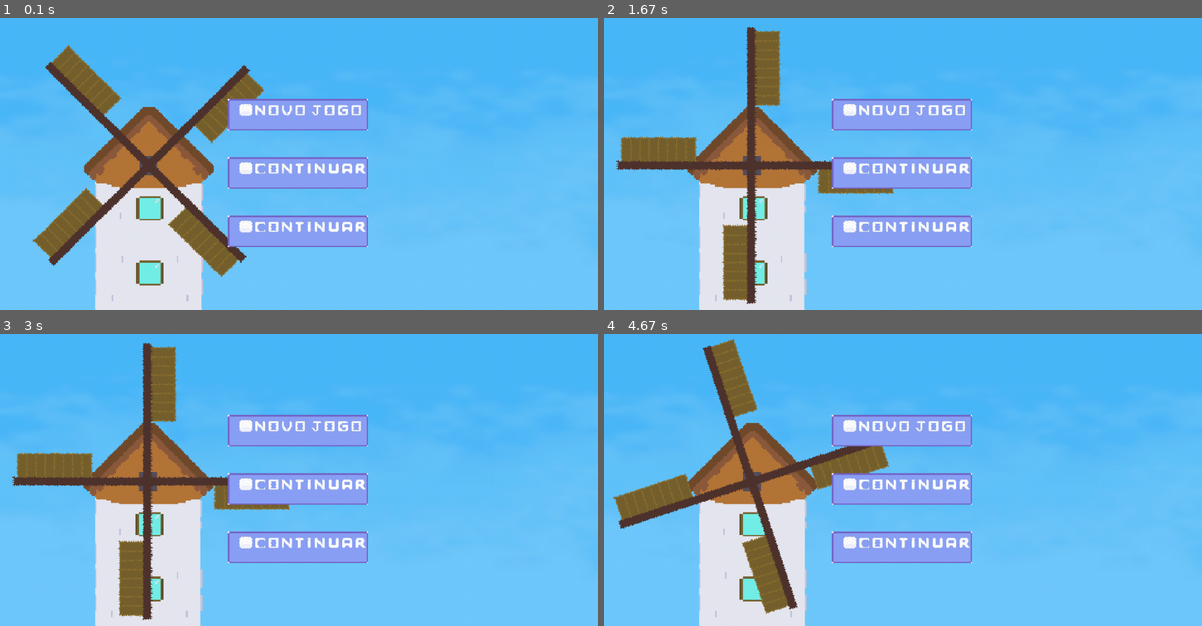
Above: before the commit, frames 1-4 (two rows, left to right).
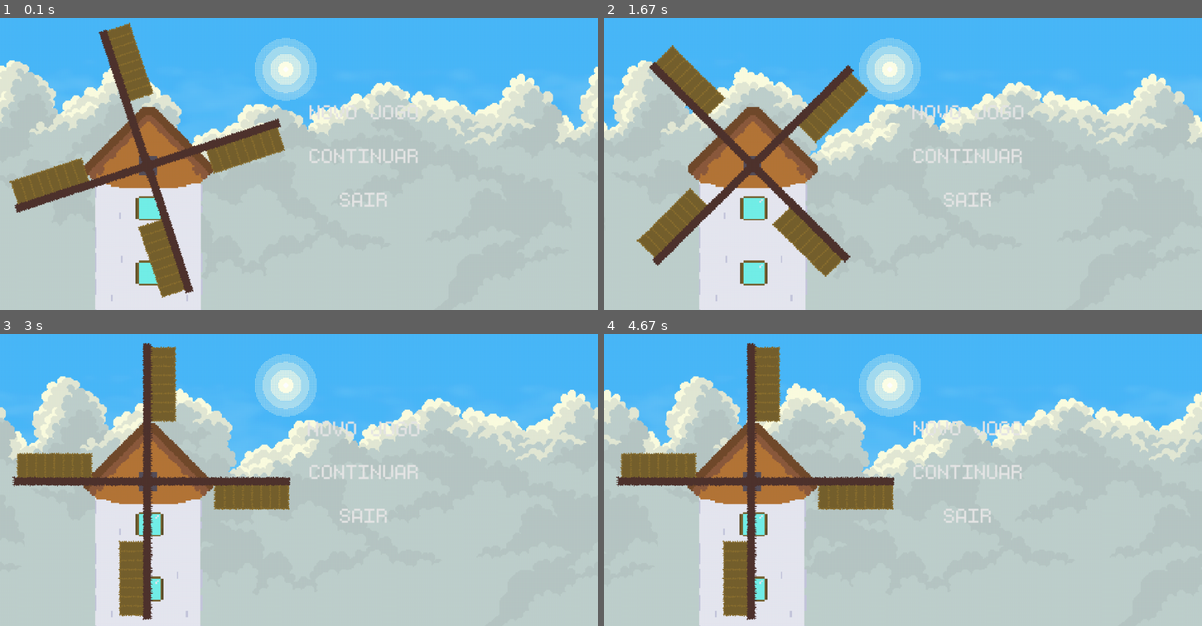
Above: after the commit, the same moments.

Repository: Finlandianer/InterfacePYGAME
Game: pygame game, started from interfaceMain.py
The game is run twice, just before and just after one commit, with the same random seed, the same clock (stepped at 60 frames per second) and the same inputs.
Inputs (mouse positions are in pixels of both pictures, inside the frame that each line leads up to):
- Up to frame 1 (0.1 s): no input
- Up to frame 2 (1.67 s): press the mouse at (968, 111) at 0.37 s; move the mouse to (843, 169) at 0.47 s; release the mouse at (717, 231) at 0.6 s; press the mouse at (968, 111) at 1.2 s; move the mouse to (974, 128) at 1.3 s; release the mouse at (974, 149) at 1.43 s; press the mouse at (968, 111) at 1.53 s; move the mouse to (867, 184) at 1.63 s
- Up to frame 3 (3 s): release the mouse at (167, 573) at 1.77 s; click (394, 456) at 1.88 s; press the mouse at (364, 471) at 2.2 s; move the mouse to (442, 415) at 2.3 s; release the mouse at (520, 363) at 2.43 s; click (364, 427) at 2.55 s, where only the run after the commit has a clickable "NOVO JOGO"; press the mouse at (364, 427) at 2.87 s; move the mouse to (406, 409) at 2.97 s
- Up to frame 4 (4.67 s): release the mouse at (1052, 392) at 3.1 s; press the mouse at (968, 427) at 3.2 s; move the mouse to (956, 442) at 3.3 s; release the mouse at (950, 456) at 3.43 s; press the mouse at (968, 471) at 3.53 s; move the mouse to (849, 471) at 3.63 s; release the mouse at (735, 471) at 3.77 s; click (968, 427) at 3.88 s, where only the run after the commit has a clickable "NOVO JOGO"; press the mouse at (968, 427) at 4.2 s; move the mouse to (956, 404) at 4.3 s; release the mouse at (944, 380) at 4.43 s

The runs differ from the first frame. In frame 1, 70% of the frame differs, in the area x 0-100%, y 1-100%; in frame 2, 71%, in the area x 0-100%, y 2-100%; in frame 3, 62%; in frame 4, 71%.

Commit message:
pronto prr
Co-authored-by: Copilot <copilot@github.com>

Diff:
--- a/btn_sys.py
+++ b/btn_sys.py
@@ -1,33 +1,94 @@
 import pygame
-import imagens
 
-all_sprites = pygame.sprite.LayeredUpdates()
+all_drawable = pygame.sprite.LayeredUpdates()
 
 
-class Button(pygame.sprite.Sprite):
+# ================= BACKGROUND =================
+
+class background(pygame.sprite.Sprite):
+
     def __init__(self, x, y, image, scale, layer):
         super().__init__()
 
-        w = image.get_width()
-        h = image.get_height()
+        self._layer = layer
+        self.image = pygame.transform.smoothscale(
+            image,
+            (int(image.get_width() * scale), int(image.get_height() * scale))
+        )
+        self.rect = self.image.get_rect(topleft=(x, y))
 
-        self.image = pygame.transform.scale(
-            image,
-            (int(w * scale), int(h * scale))
-        )
+# ================= BUTTON =================
+class Button(pygame.sprite.Sprite):
 
-        self.rect = self.image.get_rect(topleft=(x, y))
+    def __init__(self, x, y, text, layer):
+        super().__init__()
+
+        self._layer = layer
+
+        self.text = text
+        self.font = pygame.font.Font("assets/fontes/monogram.ttf", 55)
+
+        self.base_color = (230, 230, 230)
+        self.hover_color = (255, 255, 255)
+
+        # animação
+        self.base_scale = 1.0
+        self.hover_scale = 1.04
+        self.current_scale = 1.0
+        self.animation_speed = 0.15
 
         self.clicked = False
         self.action = False
-        self._layer = layer
 
+        # cria texto inicial
+        self.create_surface(self.base_color)
+
+        self.rect = self.image.get_rect(center=(x, y))
+
+    # -------------------------
+    def create_surface(self, color):
+
+        text_surface = self.font.render(self.text, True, color)
+
+        # fundo transparente
+        self.base_surface = text_surface
+        self.image = text_surface
+
+    # -------------------------
     def update(self):
+
+        mouse_pos = pygame.mouse.get_pos()
+        hovering = self.rect.collidepoint(mouse_pos)
+
+        # muda cor
+        color = self.hover_color if hovering else self.base_color
+        self.create_surface(color)
+
+        # escala suave
+        target_scale = self.hover_scale if hovering else self.base_scale
+        self.current_scale += (
+            target_scale - self.current_scale
+        ) * self.animation_speed
+
+        w = self.base_surface.get_width()
+        h = self.base_surface.get_height()
+
+        new_size = (int(w * self.current_scale),
+                    int(h * self.current_scale))
+
+        center = self.rect.center
+
+        self.image = pygame.transform.smoothscale(
+            self.base_surface,
+            new_size
+        )
+
+        self.rect = self.image.get_rect(center=center)
+
+        # clique
         self.action = False
 
-        mouse_pos = pygame.mouse.get_pos()
-
-        if self.rect.collidepoint(mouse_pos):
+        if hovering:
             if pygame.mouse.get_pressed()[0] and not self.clicked:
                 self.clicked = True
                 self.action = True
@@ -35,15 +96,15 @@
         if not pygame.mouse.get_pressed()[0]:
             self.clicked = False
 
+# ================= MOINHO =================
 class Moinho(pygame.sprite.Sprite):
+
 
     def __init__(self, x, y, spritesheet, frame_width, frame_height, num_frames, layer):
         super().__init__()
 
-        # ---------- LAYER ----------
         self._layer = layer
 
-        # ---------- CORTAR SPRITESHEET ----------
         self.frames = []
 
         for i in range(num_frames):
@@ -52,22 +113,55 @@
             )
             self.frames.append(frame)
 
-        # ---------- ANIMAÇÃO ----------
         self.frame_index = 0
-        self.animation_speed = 0.15
+        self.animation_speed = 0.17
 
         self.image = self.frames[0]
         self.rect = self.image.get_rect(topleft=(x, y))
 
-    # ---------- UPDATE ----------
     def update(self):
 
-        # avançar animação
         self.frame_index += self.animation_speed
 
-        # reiniciar quando acabar
         if self.frame_index >= len(self.frames):
             self.frame_index = 0
 
-        # trocar imagem
         self.image = self.frames[int(self.frame_index)]
+
+class Parallax(pygame.sprite.Sprite):
+
+    def __init__(self, image, y, speed, layer):
+        super().__init__()
+
+        self._layer = layer
+        self.image = image
+        self.speed = speed
+        self.y = y
+
+        self.width = self.image.get_width()
+
+        # múltiplas cópias da imagem (garante cobertura completa)
+        self.positions = [
+            0,
+            self.width,
+            self.width * 2,
+            self.width * 3
+        ]
+
+        self.rect = self.image.get_rect()
+
+    def update(self):
+
+        # mover para DIREITA
+        for i in range(len(self.positions)):
+            self.positions[i] += self.speed
+
+        # reciclar imagens
+        for i in range(len(self.positions)):
+            if self.positions[i] >= self.width:
+                self.positions[i] = min(self.positions) - self.width
+
+    def draw(self, surface):
+
+        for x in self.positions:
+            surface.blit(self.image, (x, self.y))
--- a/imagens.py
+++ b/imagens.py
@@ -1,10 +1,47 @@
 import pygame
 
 def load_images():
-    bg_img = pygame.image.load("assets/background.png").convert()
-    novo_img = pygame.image.load("assets/novo-jogo.png").convert_alpha()
-    cont_img = pygame.image.load("assets/continuar-1.png").convert_alpha()
-    #exit_img = pygame.image.load("assets/exit.png").convert_alpha()
-    moinho_sheet = pygame.image.load("assets/moinho.png").convert_alpha()
 
-    return bg_img, novo_img, cont_img, moinho_sheet
+    SCREEN_W = 1024
+    SCREEN_H = 512
+
+    # ---------- LOAD ----------
+    layer_far = pygame.image.load("assets/5.png").convert_alpha()
+    layer_mid = pygame.image.load("assets/4.png").convert_alpha()
+    layer_near = pygame.image.load("assets/3.png").convert_alpha()
+    layer_front = pygame.image.load("assets/2.png").convert_alpha()
+    layer_bg = pygame.image.load("assets/1.png").convert_alpha()
+
+    moinho = pygame.image.load("assets/moinho.png").convert_alpha()
+
+    # ---------- SCALE PROPORCIONAL ----------
+    original_h = layer_bg.get_height()
+
+    scale = SCREEN_H / original_h
+
+    def scale_layer(img):
+        w = int(img.get_width() * scale)
+        h = int(img.get_height() * scale)
+        return pygame.transform.scale(img, (w, h))
+
+    layer_far = scale_layer(layer_far)
+    layer_mid = scale_layer(layer_mid)
+    layer_near = scale_layer(layer_near)
+    layer_front = scale_layer(layer_front)
+    layer_bg = scale_layer(layer_bg)
+
+    # ---------- SCALE LARGURA PARALLAX ----------
+    # Garante que as imagens parallax cubram a largura total da tela
+    def ensure_width(img, min_width):
+        if img.get_width() < min_width:
+            scale_factor = min_width / img.get_width()
+            w = int(img.get_width() * scale_factor)
+            h = int(img.get_height() * scale_factor)
+            return pygame.transform.scale(img, (w, h))
+        return img
+
+    layer_far = ensure_width(layer_far, SCREEN_W)
+    layer_mid = ensure_width(layer_mid, SCREEN_W)
+    layer_near = ensure_width(layer_near, SCREEN_W)
+
+    return layer_far, layer_mid, layer_near, layer_front, layer_bg, moinho
--- a/interfaceMain.py
+++ b/interfaceMain.py
@@ -4,47 +4,62 @@
 
 pygame.init()
 
-# ---------------- CONFIG ----------------
+# ================= CONFIG =================
 SCREEN_WIDTH = 1024
 SCREEN_HEIGHT = 512
 
-btnposx = 390
-njposy = 150
-cjposy = njposy + 100
-exposy = njposy + 200
+btnposx = 624
+njposy = 170
+cjposy = njposy + 75
+exposy = njposy + 150
 
 screen = pygame.display.set_mode((SCREEN_WIDTH, SCREEN_HEIGHT))
-pygame.display.set_caption("Interface Main")
+pygame.display.set_caption("Warden Arcanus")
 
 clock = pygame.time.Clock()
 FPS = 60
 
 
-# ---------------- IMAGENS ----------------
-bg_img, novo_img, cont_img, moinho_sheet = imagens.load_images()
+# ================= IMAGENS =================
+layer_far, layer_mid, layer_near, layer_front, layer_bg, moinho_sheet = imagens.load_images()
 
 
-# ---------------- OBJETOS ----------------
-background = btn_sys.Button(0, 0, bg_img, 1, 0)
+# ================= OBJETOS =================
 
-novo_jogo = btn_sys.Button(btnposx, njposy, novo_img, 0.6, 2)
-continuar = btn_sys.Button(btnposx, cjposy, cont_img, 0.6, 2)
-sair = btn_sys.Button(btnposx, exposy, cont_img, 0.6, 2)
+# ---- fundos parados ----
+background = btn_sys.background(0, 0, layer_bg, 1, 0)
+front_static = btn_sys.background(200, 0, layer_front, 1, 0)
 
-moinho = btn_sys.Moinho(
-    0, 10,
-    moinho_sheet,
-    512, 512,
-    4,
-    1
-)
+# ---- parallax ----
+# Distribuição visual melhorada do parallax
+layer_far_height = layer_far.get_height()
+layer_mid_height = layer_mid.get_height()
+layer_near_height = layer_near.get_height()
+layer_bg_height = layer_bg.get_height()
 
-# ---------------- LAYERS ----------------
-btn_sys.all_sprites.add(background)
-btn_sys.all_sprites.add(moinho)
-btn_sys.all_sprites.add(novo_jogo)
-btn_sys.all_sprites.add(continuar)
-btn_sys.all_sprites.add(sair)
+# Posicionamento centralizado para cobertura visual completa
+parallax_y_far = (SCREEN_HEIGHT - layer_far_height) // 2
+parallax_y_mid = (SCREEN_HEIGHT - layer_mid_height) // 2
+parallax_y_near = (SCREEN_HEIGHT - layer_near_height) // 2
+
+clouds_far = btn_sys.Parallax(layer_far, parallax_y_far, 0.15, 1)
+clouds_mid = btn_sys.Parallax(layer_mid, parallax_y_mid, 0.3, 2)
+clouds_near = btn_sys.Parallax(layer_near, parallax_y_near, 0.5, 3)
+
+# ---- botões ----
+novo_jogo = btn_sys.Button(btnposx, njposy, "NOVO JOGO", 6)
+continuar = btn_sys.Button(btnposx, cjposy, "CONTINUAR", 6)
+sair = btn_sys.Button(btnposx, exposy, "SAIR", 6)
+
+# ---- animação moinho ----
+moinho = btn_sys.Moinho(0, 10, moinho_sheet, 512, 512, 4, 5)
+
+
+# ================= SPRITES NORMAIS =================
+btn_sys.all_drawable.add(moinho)
+btn_sys.all_drawable.add(novo_jogo)
+btn_sys.all_drawable.add(continuar)
+btn_sys.all_drawable.add(sair)
 
 
 # ================= LOOP =================
@@ -57,22 +72,38 @@
             running = False
 
     # ---------- UPDATE ----------
-    btn_sys.all_sprites.update()
+    btn_sys.all_drawable.update()
 
+    clouds_far.update()
+    clouds_mid.update()
+    clouds_near.update()
+
+    # ---------- AÇÕES DOS BOTÕES ----------
     if novo_jogo.action:
-        print("Novo jogo") #apaga o print e adiciona a lógica para iniciar um novo jogo
+        print("Novo jogo")
 
     if continuar.action:
-        print("Continuar") #apaga o print e adiciona a lógica para continuar o jogo salvo
+        print("Continuar")
 
     if sair.action:
-        running = False #botao de sair fecha o jogo
-
+        running = False
 
     # ---------- DRAW ----------
-    screen.fill((0, 0, 0))  # evita rastros visuais
+    screen.fill((0, 0, 0))
 
-    btn_sys.all_sprites.draw(screen)
+   # 1️⃣ background (mais fundo)
+    screen.blit(background.image, background.rect)
+
+    # 2️⃣ front_static (atrás dos objetos)
+    screen.blit(front_static.image, front_static.rect)
+
+    # 3️⃣ parallax
+    clouds_far.draw(screen)
+    clouds_mid.draw(screen)
+    clouds_near.draw(screen)
+
+    # 4️⃣ sprites e UI (na frente)
+    btn_sys.all_drawable.draw(screen)
 
     pygame.display.flip()
     clock.tick(FPS)
Renamed: assets/background.png -> assets/1.png
Binary file added: assets/2.png
Binary file added: assets/3.png
Binary file added: assets/4.png
Binary file added: assets/5.png
Binary file removed: assets/continuar-1.png
Binary file added: assets/fontes/monogram.ttf
Binary file removed: assets/novo-jogo.png
Binary file removed: nuvemfofa.png
